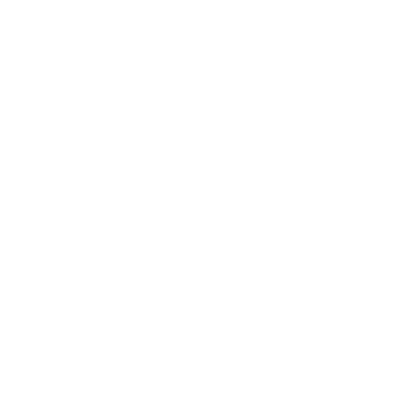
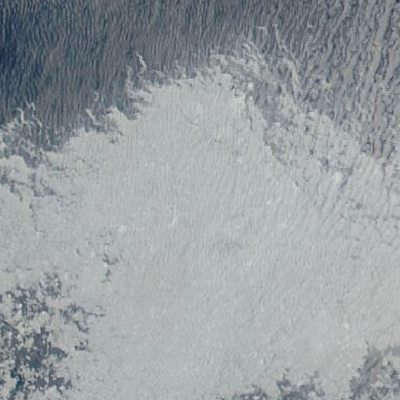
Revision of a layered w=400, h=400 image; what changed, layer by layer:
added layer "Layer 1" above "Background" over [0, 0, 400, 400]
